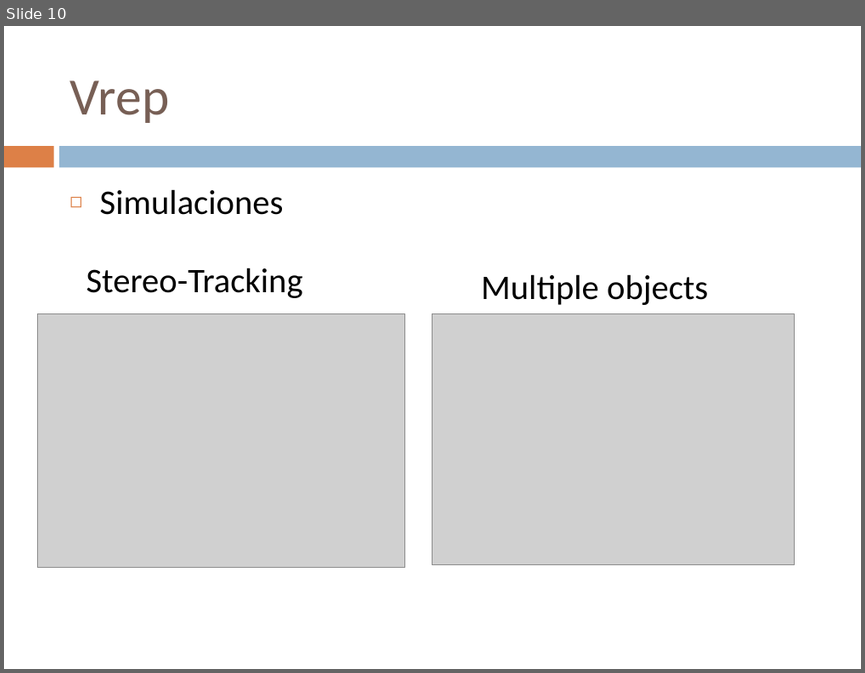
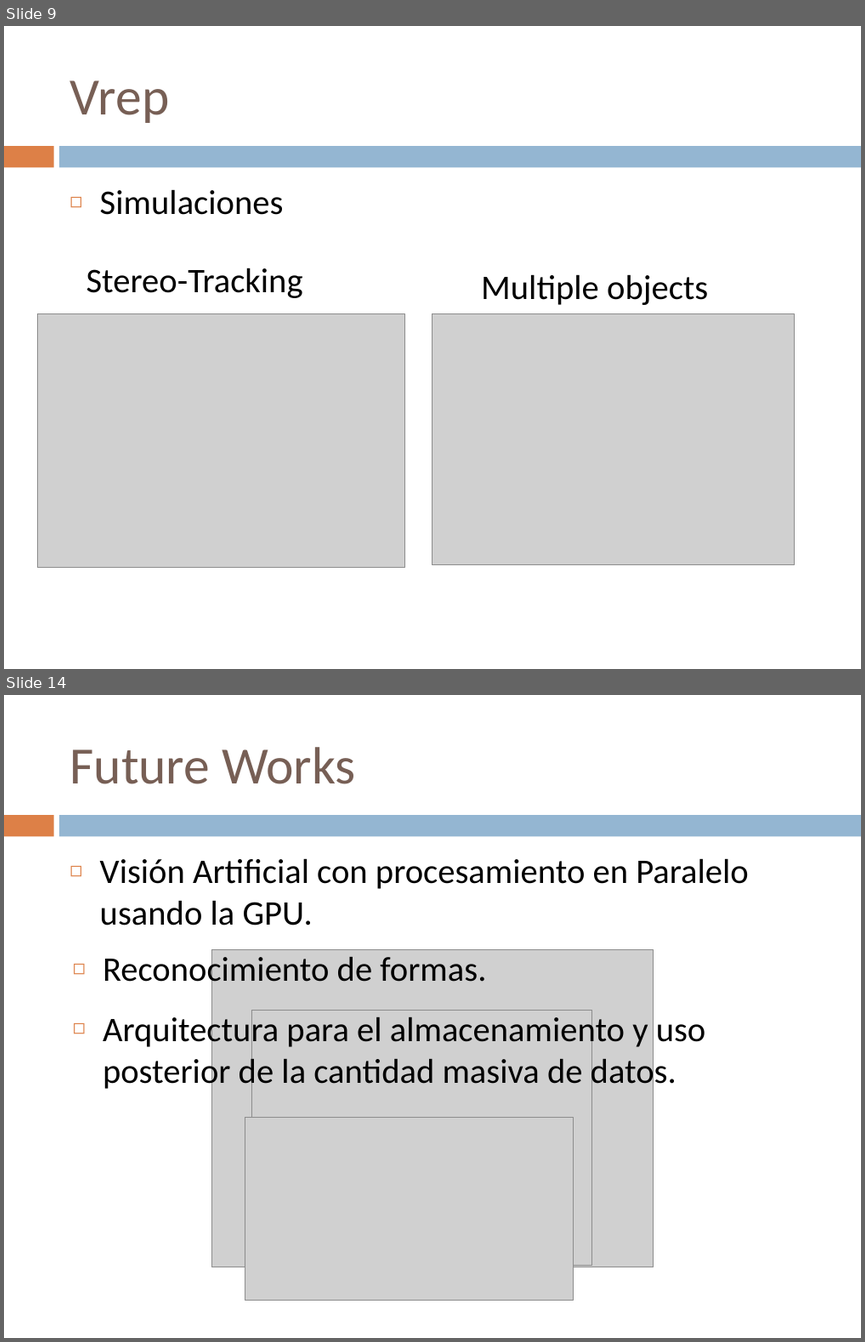
Before and after one commit to Bardo91/PFC, a slide deck: presentation.pptx. Shown one above the other, each under a label of ours: slide 10 before the commit, slides 9 and 14 after it; the slides between them are not shown. The pictures are 865x673 and 865x1342 pixels, drawn with LibreOffice and Linux fonts; fonts in the diff are those of the drawing; grey boxes stand for pictures. Boxes give left, top, right and bottom in pixels: in the first picture for what was removed or moved away, otherwise in the second. Text is boxed around its words. In the diff, an @@ line names an element or a change of style, - is before the commit and + after.

```diff
--- a/presentation.pptx
+++ b/presentation.pptx
@@ slide 14 added at (x1=4, y1=695, x2=861, y2=1338), background #FFFFFF; not listed: 2 template elements that a slide beside it also shows @@
@@ title added at (x1=69, y1=747, x2=356, y2=784), 44 pt, text #775F55 @@
+Future Works
@@ text added at (x1=100, y1=858, x2=749, y2=925), 29 pt, text #000000 @@
+◻ Visión Artificial con procesamiento en Paralelo usando la GPU.
@@ picture added at (x1=211, y1=949, x2=653, y2=1266) @@
@@ text added at (x1=103, y1=953, x2=486, y2=990), 29 pt, text #000000 @@
+◻ Reconocimiento de formas.
@@ text added at (x1=103, y1=1013, x2=706, y2=1092), 29 pt, text #000000 @@
+◻ Arquitectura para el almacenamiento y uso posterior de la cantidad masiva de datos.
@@ picture added at (x1=251, y1=1009, x2=591, y2=1265) @@
@@ picture added at (x1=245, y1=1117, x2=573, y2=1299) @@
@@ what was slide 10 is now slide 9 @@
```
Also in this commit, not shown: 4 slides changed, 2 other slides added, 4 slides removed.
